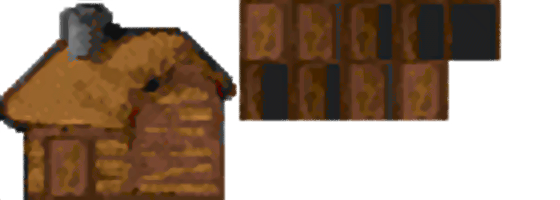
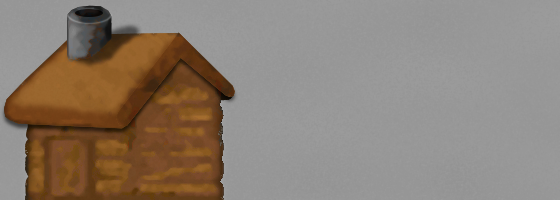
Two versions of the same layered image (w=560, h=200). Layer-by-layer changes:
added layer "chimney_light" (soft light) above "chimney_inside" over [66,13,114,26]
added layer "chimney_inside" (soft light) above "despeckled_3_chimney" over [75,9,103,17]
added layer "despeckled_3_chimney" above "chimney_shadow" over [67,5,112,60]
added layer "chimney_shadow" (multiply, 49%) above "dirt" over [64,22,144,70]
added layer "dirt" (soft light, 11%) above "roof_shadow_outisde-Kopie" over [0,0,560,200]
added layer "roof_shadow_outisde-Kopie" (soft light, 60%) above "roof-Kopie" over [4,32,235,129]
added layer "roof-Kopie" (62%) above "roof" over [4,32,235,129]
added layer "despeckled_3_roof" above "despeckled_3_roof_side" over [4,33,180,129]
added layer "despeckled_3_roof_side" above "roof_shadow" over [116,32,235,126]
added layer "roof_shadow" (multiply, 60%) above "corner" over [0,32,240,138]
added layer "base_shadow_outside" (multiply, 37%) above "base-Kopie#1" over [0,0,560,200]
added layer "base-Kopie#1" (35%) above "despeckled_3_base" over [25,53,224,200]
added layer "despeckled_3_base" above "roof_back" over [25,53,224,200]
added layer "roof_back" above "despeckled_3" over [208,80,233,101]
added layer "chimney" above "door" over [67,5,112,60]
added layer "door" above "separators-Kopie" over [40,136,100,200]
added layer "separators-Kopie" above "base-Kopie" over [25,80,223,184]
hid "Hintergrund-Kopie#1" over [0,0,502,200]
hid "Hintergrund-Kopie" over [0,0,504,200]
